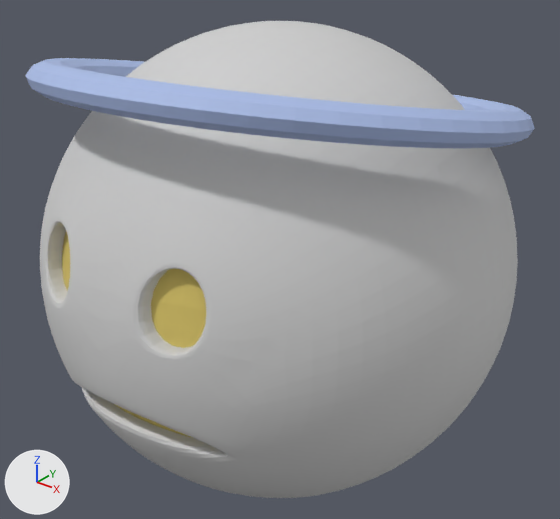
Before and after pictures for a commit that changed the OBJ model data/innocent.obj.
Rendered twice from a 50 mm lens placed at (2.1, -2.62, 1.6), pointed at (0.0, 0.0, -0.02). Lighting does not change. The marker at lower left points along +X, +Y and +Z. Where no turn or scale is listed for an object, it has been applied to the vertices.

The first picture shows 'Group38964', 'Group7782', 'Torus001'.
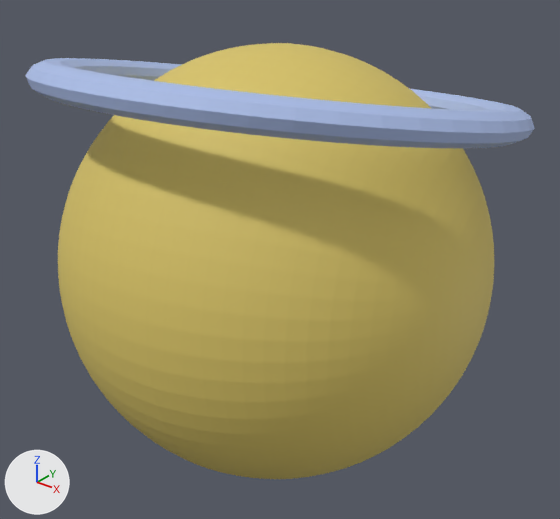
Pixel boxes (x1, y1, x2, y2) of what changed, in the pictures (560 x 519 px):
'Group7782', deleted
    before: (40, 21, 518, 498)
'Group38964', unchanged, uncovered by the edit
    before: (62, 232, 206, 438)
    after: (58, 43, 494, 479)

The change, as a diff of the scene's bpy script:
```diff
--- a/data/innocent.obj.py
+++ b/data/innocent.obj.py
@@ ob_group7782 @@
-ob_group7782 = bpy.data.objects.new('Group7782', me_group7782)
-ob_group7782.location = (0.0, 0.0, 0.0)
```
